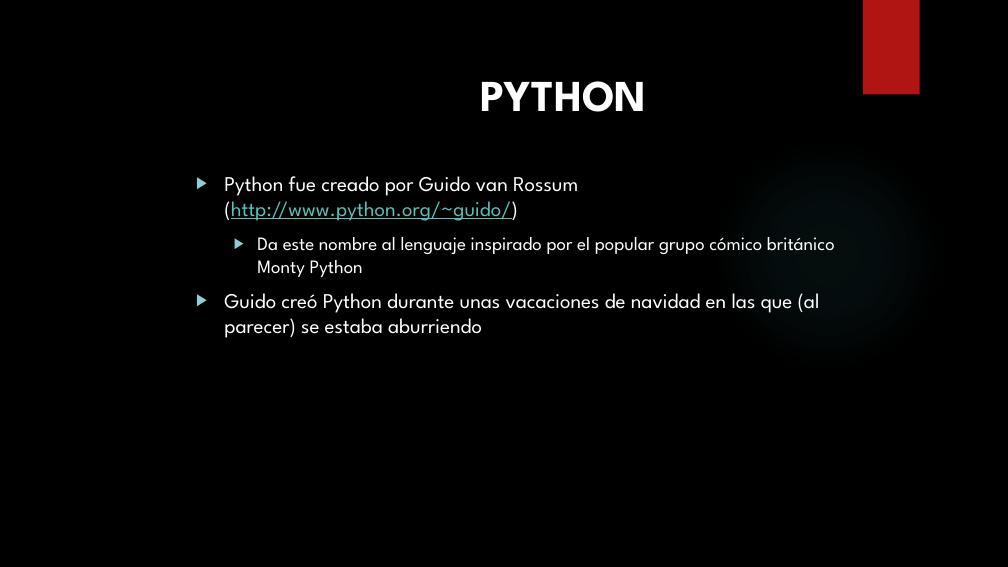
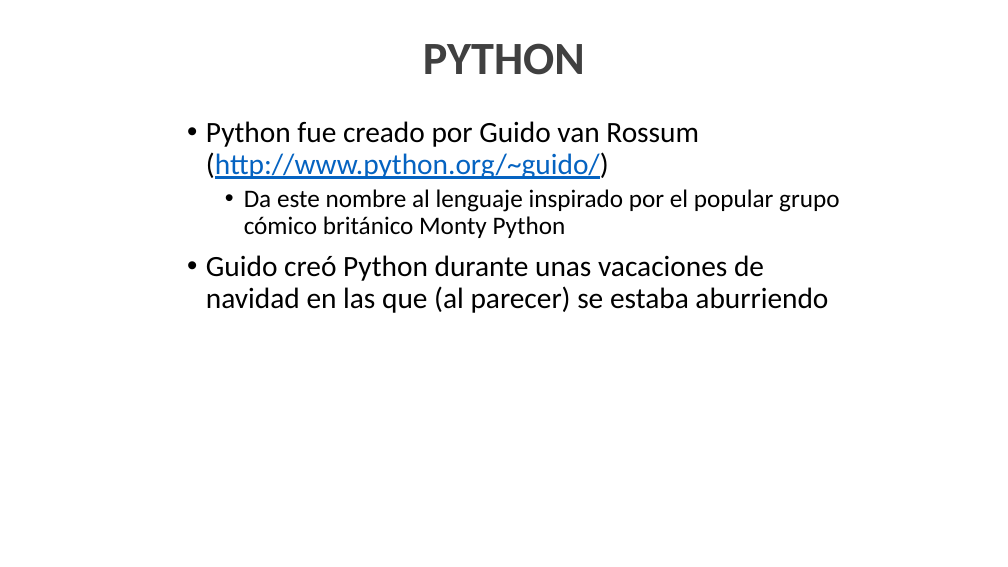
Before and after one commit to fabioandpinto/cursopython-2021, a slide deck: slide 5 of CursoPython.pptx (slide 4 before the commit). Drawn at 1008x567 pixels with LibreOffice and Linux fonts; fonts in the diff are those of the drawing; background and template pictures are left out. Boxes give left, top, right and bottom in pixels: in the first picture for what was removed or moved away, otherwise in the second. Text is boxed around its words. In the diff, an @@ line names an element or a change of style, - is before the commit and + after.

```diff
--- a/CursoPython.pptx
+++ b/CursoPython.pptx
@@ background picture (left out) to #FFFFFF @@
@@ title "PYTHON": place and size @@
-title "PYTHON" at box(480, 81, 646, 112)
+title "PYTHON" at box(423, 43, 585, 75)
@@ title "PYTHON" at box(423, 43, 585, 75): size 42 to 44 pt, font League Spartan to Calibri, text colour #FFFFFF to #404040; line spacing 1 to 0.9; vertical alignment top to middle @@
@@ rectangle removed at box(863, 0, 920, 95) @@
@@ text "Python fue creado por Guido ...": place and size @@
-text "Python fue creado por Guido ..." at box(224, 176, 835, 338)
+text "Python fue creado por Guido ..." at box(206, 121, 839, 313)
@@ text "Python fue creado por Guido ..." at box(206, 121, 839, 313): size 20 to 28 pt in "Python fue creado por Guido van Rossum ...", "Guido creó Python durante unas vacaciones de ..."; font League Spartan to Calibri; text colour #FFFFFF to #000000 in "Python fue creado por Guido van Rossum ...", "Da este nombre al lenguaje inspirado por ...", "Guido creó Python durante unas vacaciones de ..."; text colour #58C1BA to #0563C1 in "(http://www.python.org/~guido/)"; size 18 to 24 pt in "Da este nombre al lenguaje inspirado por ..."; bullet ▶ to •; line spacing 1 to 0.9; less space between paragraphs @@
@@ ellipse removed at box(712, 138, 944, 371) @@
```
Also in this commit, not shown: 60 other slides changed, 3 slides added, 2 slides removed, 46 other files.
